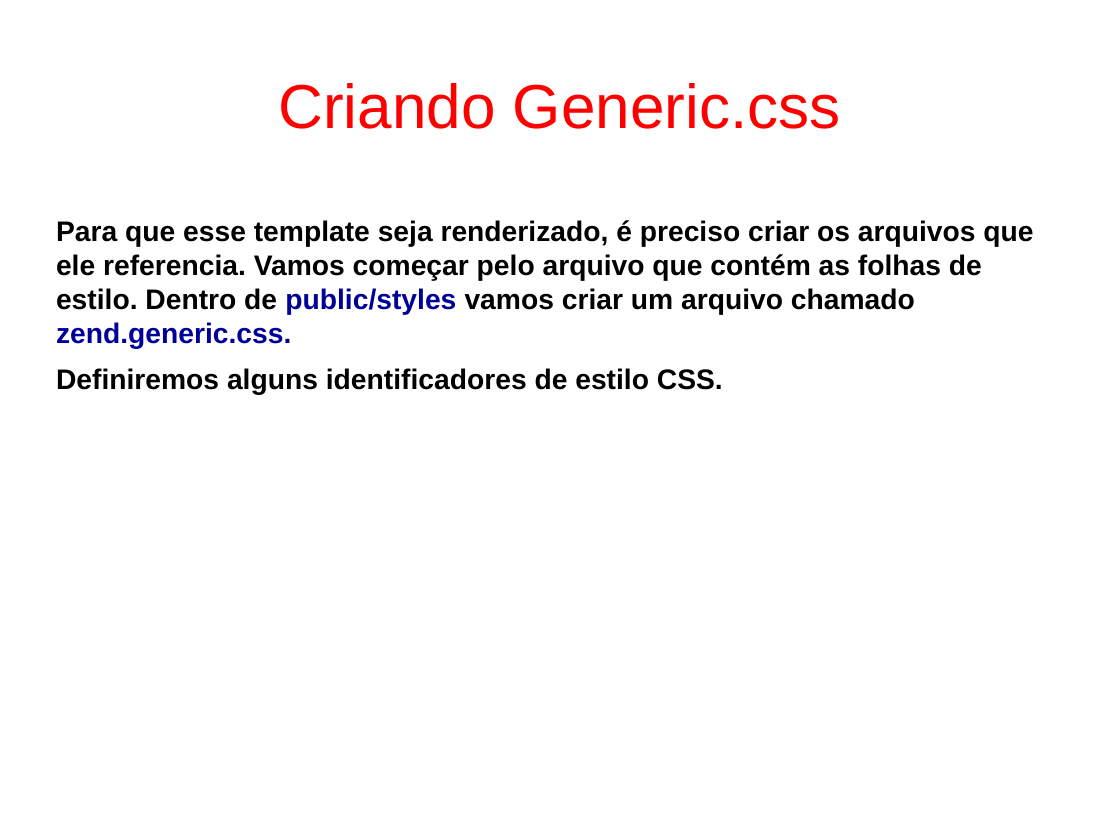
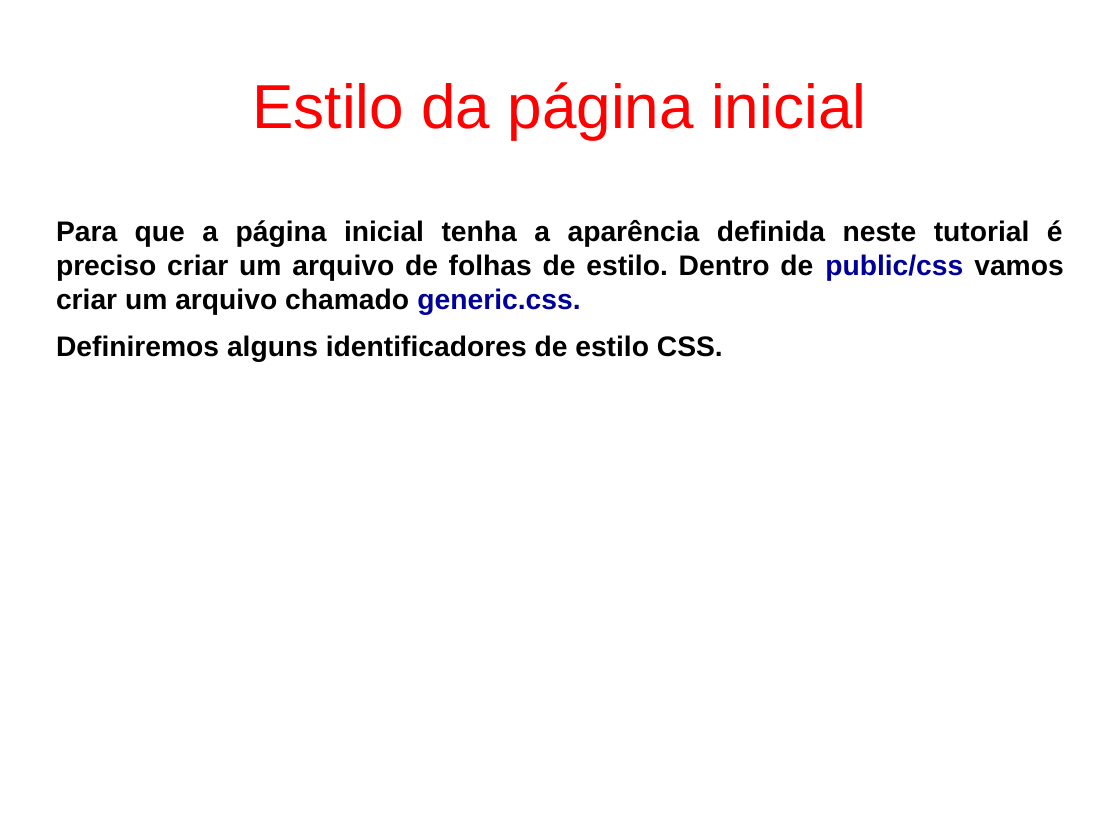
Before and after one commit to fgsl/lojasacme, a slide deck: slide 50 of docs/tutorial.odp (slide 36 before the commit). Drawn at 1120x840 pixels with LibreOffice and Linux fonts; fonts in the diff are those of the drawing. Boxes give left, top, right and bottom in pixels: in the first picture for what was removed or moved away, otherwise in the second. Text is boxed around its words. In the diff, an @@ line names an element or a change of style, - is before the commit and + after.

```diff
--- a/docs/tutorial.odp
+++ b/docs/tutorial.odp
@@ title at (x1=253, y1=82, x2=866, y2=139): text changed @@
-Criando Generic.css
+Estilo da página inicial
@@ text at (x1=56, y1=220, x2=1063, y2=315): text changed @@
-Para que esse template seja renderizado, é preciso criar os arquivos que ele referencia. Vamos começar pelo arquivo que contém as folhas de estilo. Dentro de public/styles vamos criar um arquivo chamado zend.generic.css.
+Para que a página inicial tenha a aparência definida neste tutorial é preciso criar um arquivo de folhas de estilo. Dentro de public/css vamos criar um arquivo chamado generic.css.
@@ text at (x1=56, y1=335, x2=723, y2=361): alignment left to justified @@
```
Also in this commit, not shown: 62 other slides changed, 26 slides added, 11 slides removed, 17 other files.
